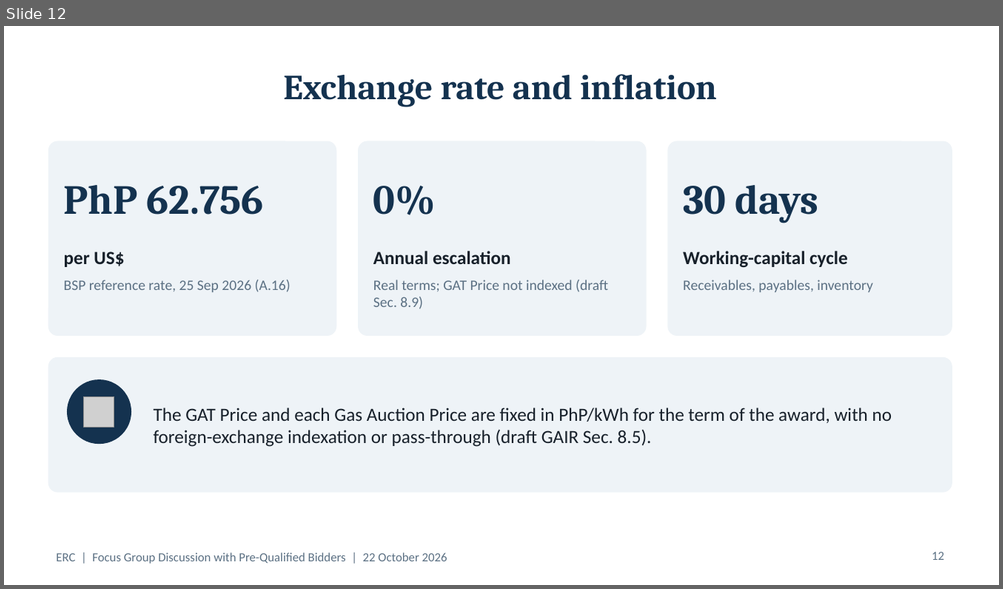
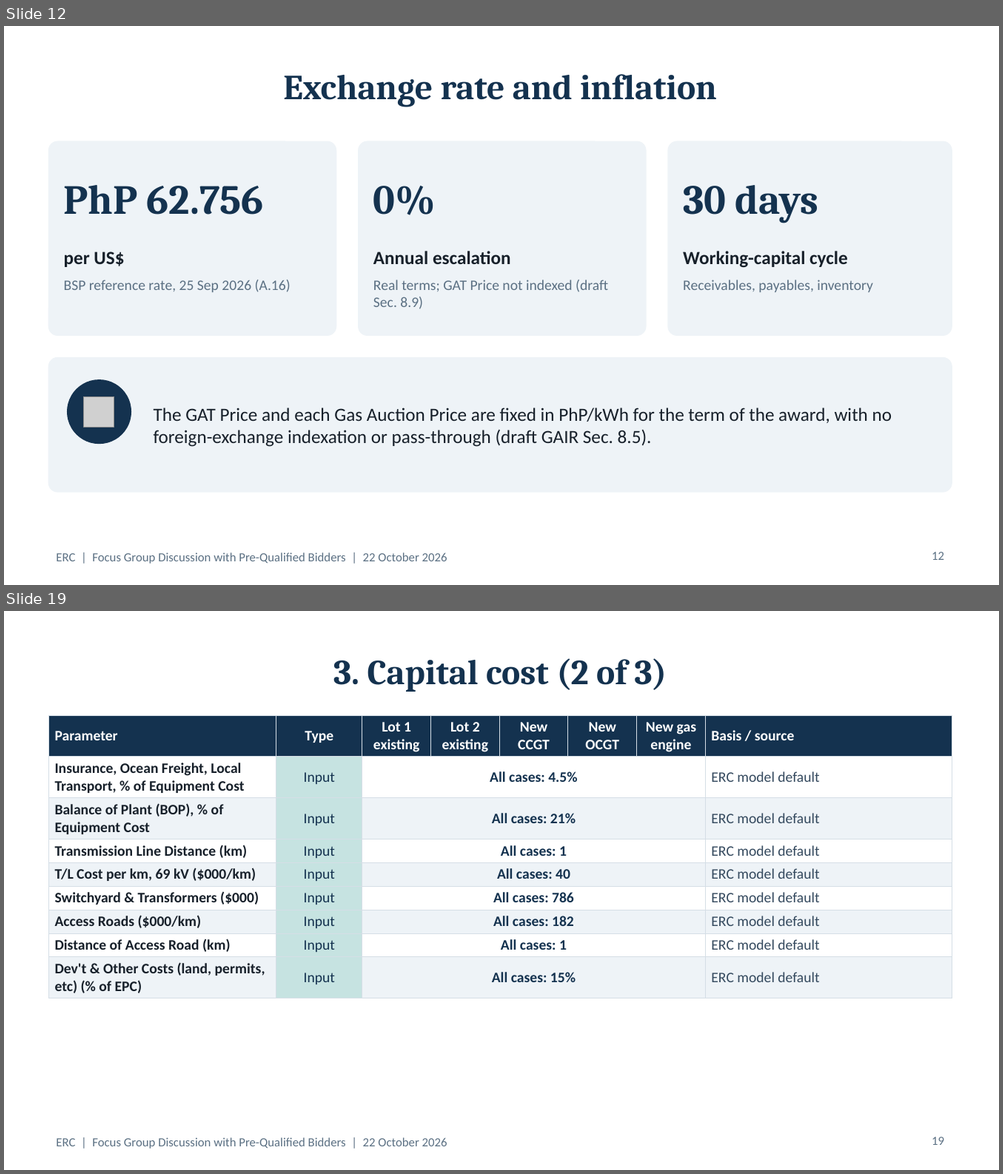
Before and after one commit to polyphase123/Midmerit, a slide deck: ERC_FGD_Model_Assumptions.pptx. Shown one above the other, each under a label of ours: slide 12 before the commit, slides 12 and 19 after it; the slides between them are not shown. The pictures are 1003x589 and 1003x1174 pixels, drawn with LibreOffice and Linux fonts; fonts in the diff are those of the drawing; grey boxes stand for pictures. Boxes give left, top, right and bottom in pixels: in the first picture for what was removed or moved away, otherwise in the second. Text is boxed around its words. In the diff, an @@ line names an element or a change of style, - is before the commit and + after.

```diff
--- a/ERC_FGD_Model_Assumptions.pptx
+++ b/ERC_FGD_Model_Assumptions.pptx
@@ slide 19 added at [4, 611, 999, 1170], background #FFFFFF; not listed: 1 template element that a slide beside it also shows @@
@@ title added at [333, 658, 667, 692], 34 pt, text #14324F, bold @@
+3. Capital cost (2 of 3)
@@ table added at [48, 715, 951, 997], 9 rows, 8 columns @@
+Parameter | Type | Lot 1 existing | Lot 2 existing | New CCGT | New OCGT | New gas engine | Basis / source
+Insurance, Ocean Freight, Local Transport, % of Equipment Cost | Input | All cases: 4.5% |  |  |  |  | ERC model default
+Balance of Plant (BOP), % of Equipment Cost | Input | All cases: 21% |  |  |  |  | ERC model default
+Transmission Line Distance (km) | Input | All cases: 1 |  |  |  |  | ERC model default
+T/L Cost per km, 69 kV ($000/km) | Input | All cases: 40 |  |  |  |  | ERC model default
+Switchyard & Transformers ($000) | Input | All cases: 786 |  |  |  |  | ERC model default
+Access Roads ($000/km) | Input | All cases: 182 |  |  |  |  | ERC model default
+Distance of Access Road (km) | Input | All cases: 1 |  |  |  |  | ERC model default
+Dev't & Other Costs (land, permits, etc) (% of EPC) | Input | All cases: 15% |  |  |  |  | ERC model default
@@ page number added at [931, 1137, 944, 1145], 12 pt, text #5B7083 @@
+19
```
Also in this commit, not shown: 18 other slides added.
